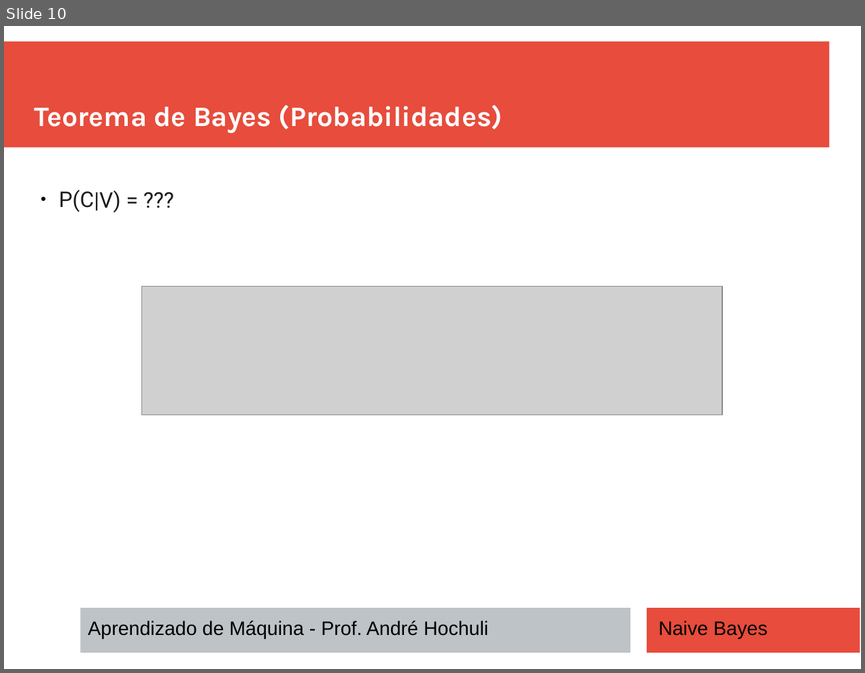
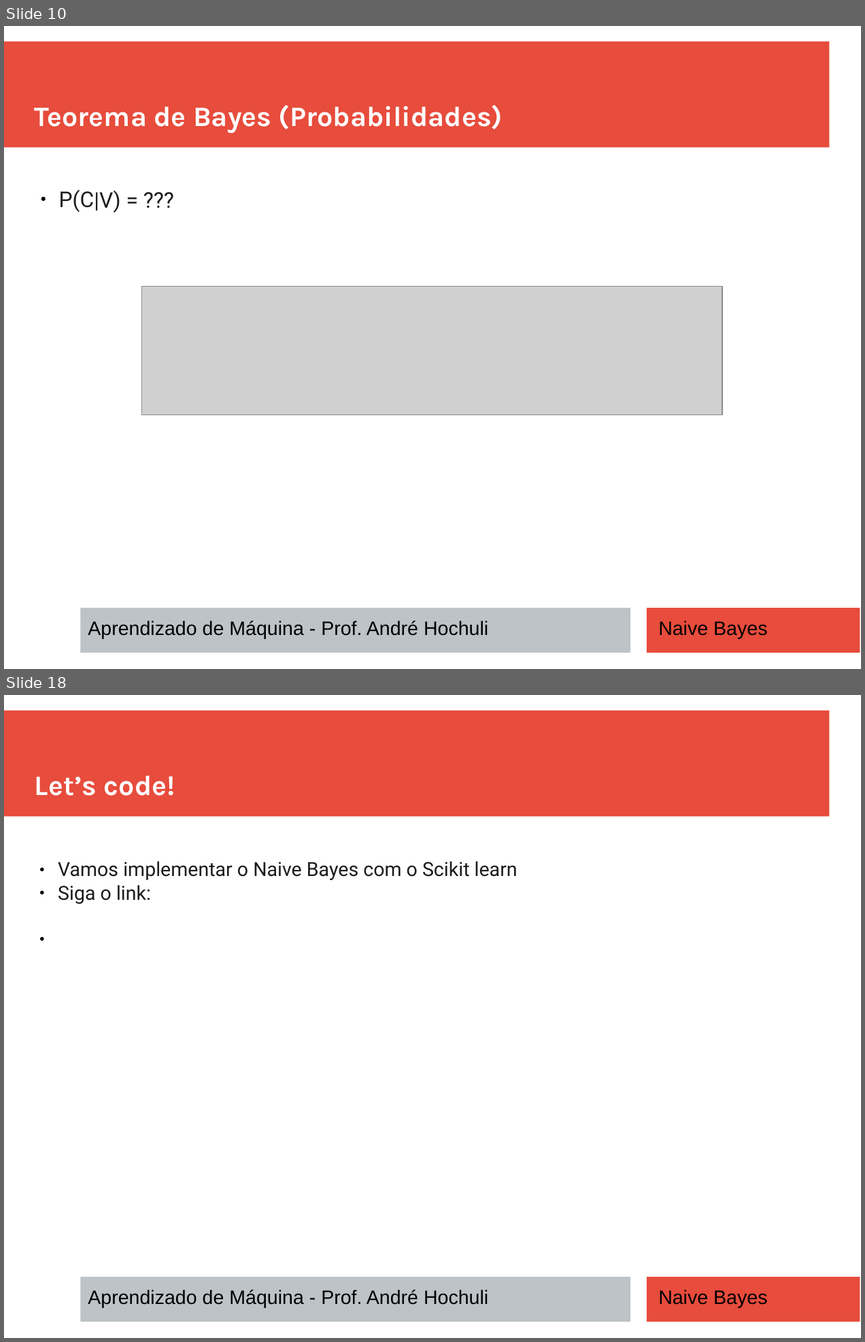
Before and after one commit to andrehochuli/teaching, a slide deck: AprendizadoMaquina/Tópico 02 - Aprendizado Supervisionado/Tópico 02 - Aprendizado-Supervisionado - Naive Bayes.pptx. Shown one above the other, each under a label of ours: slide 10 before the commit, slides 10 and 18 after it; the slides between them are not shown. The pictures are 865x673 and 865x1342 pixels, drawn with LibreOffice and Linux fonts; fonts in the diff are those of the drawing; grey boxes stand for pictures. Boxes give left, top, right and bottom in pixels: in the first picture for what was removed or moved away, otherwise in the second. Text is boxed around its words. In the diff, an @@ line names an element or a change of style, - is before the commit and + after.

Commit message:
Preparando Naive Bayes

```diff
--- a/AprendizadoMaquina/Tópico 02 - Aprendizado Supervisionado/Tópico 02 - Aprendizado-Supervisionado - Naive Bayes.pptx
+++ b/AprendizadoMaquina/Tópico 02 - Aprendizado Supervisionado/Tópico 02 - Aprendizado-Supervisionado - Naive Bayes.pptx
@@ slide 18 added at [4,695,861,1338], background #FFFFFF; not listed: 3 template elements that a slide beside it also shows @@
@@ text added at [35,775,175,796], 26 pt, text #FFFFFF, bold @@
+Let’s code!
@@ text added at [58,861,517,904], 18 pt, text #1C1C1C @@
+● Vamos implementar o Naive Bayes com o Scikit learn
+● Siga o link:
@@ text added at [88,1289,488,1307], 18 pt, text #000000 @@
+Aprendizado de Máquina - Prof. André Hochuli
@@ text added at [658,1289,767,1307], 18 pt, text #000000 @@
+Naive Bayes
```
Also in this commit, not shown: 1 slide changed, 7 other slides added.
